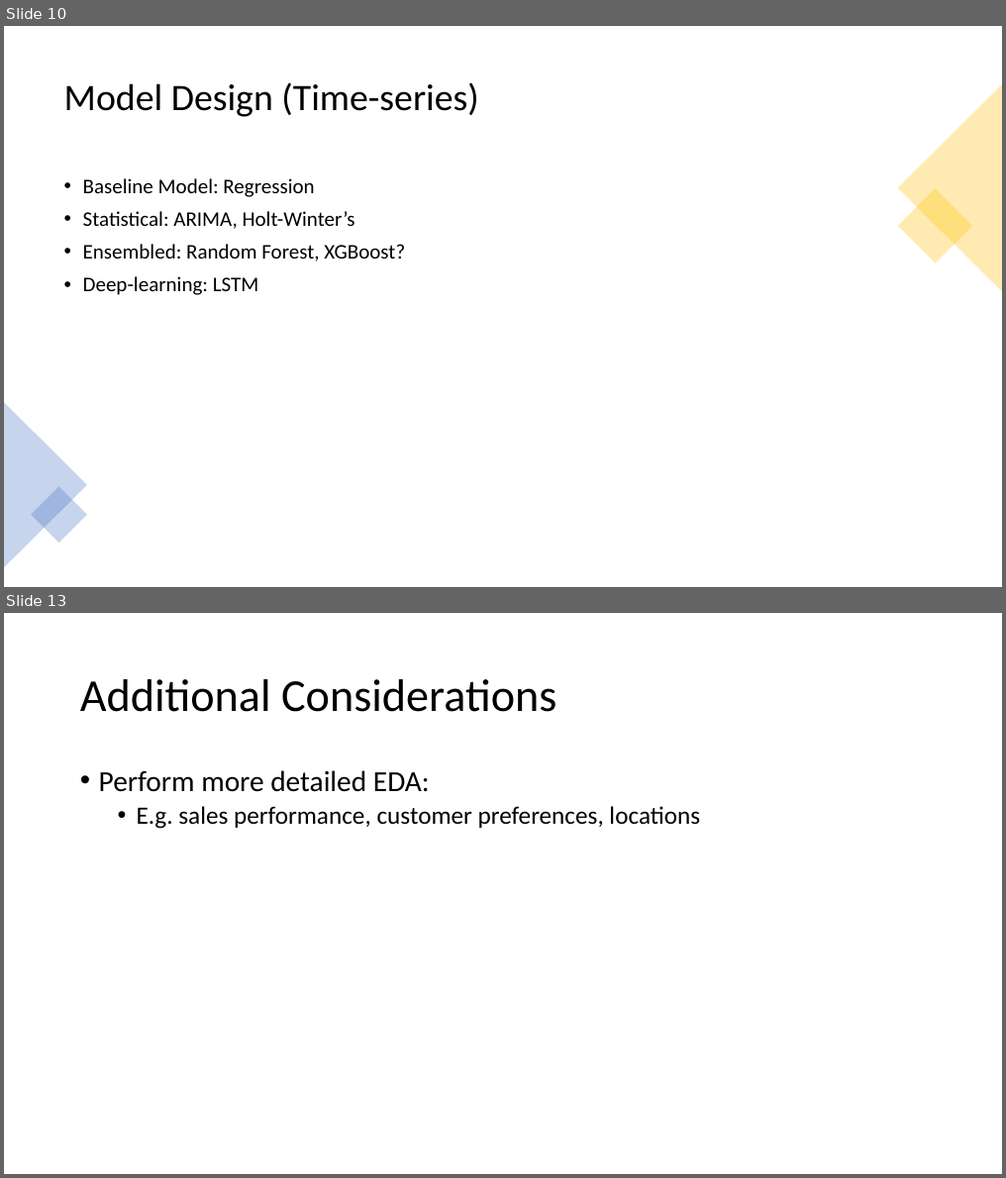
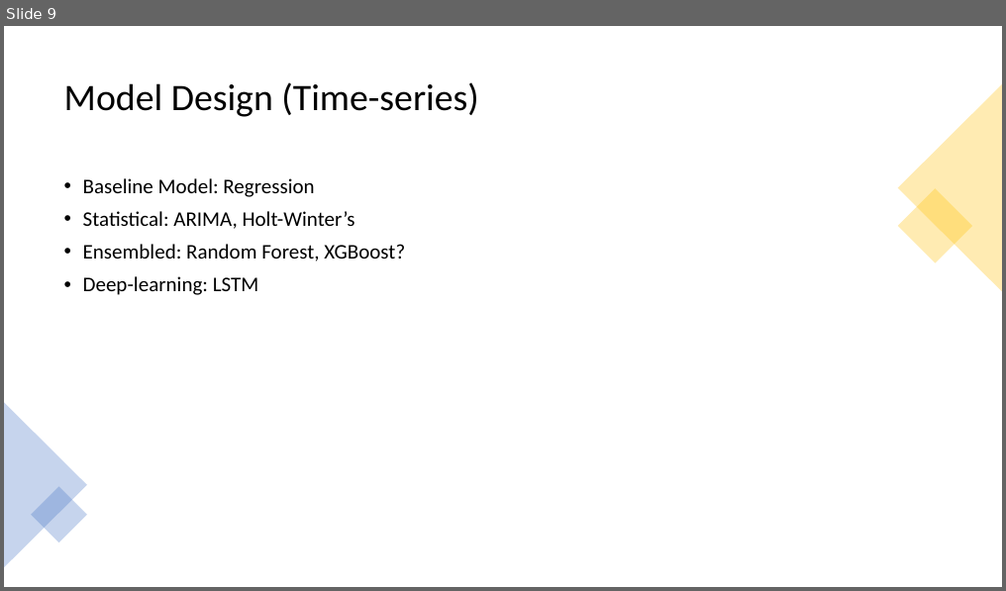
Before and after one commit to jiahui890/time-series-forecasting-store-sales, a slide deck: references/design.pptx. Shown one above the other, each under a label of ours: slides 10 and 13 before the commit, slide 9 after it; the slides between them are not shown. The pictures are 1006x1178 and 1006x591 pixels, drawn with LibreOffice and Linux fonts; fonts in the diff are those of the drawing. Boxes give left, top, right and bottom in pixels: in the first picture for what was removed or moved away, otherwise in the second. Text is boxed around its words. In the diff, an @@ line names an element or a change of style, - is before the commit and + after.

```diff
--- a/references/design.pptx
+++ b/references/design.pptx
@@ slide 13 removed at (4, 613, 1002, 1174), background #FFFFFF @@
@@ title removed at (80, 679, 556, 712) @@
-Additional Considerations
@@ text removed at (99, 770, 700, 829) @@
-• Perform more detailed EDA:
-  • E.g. sales performance, customer preferences, locations
@@ what was slide 10 is now slide 9 @@
```
Also in this commit, not shown: 6 slides changed, 1 other slide removed, 4 other files.
